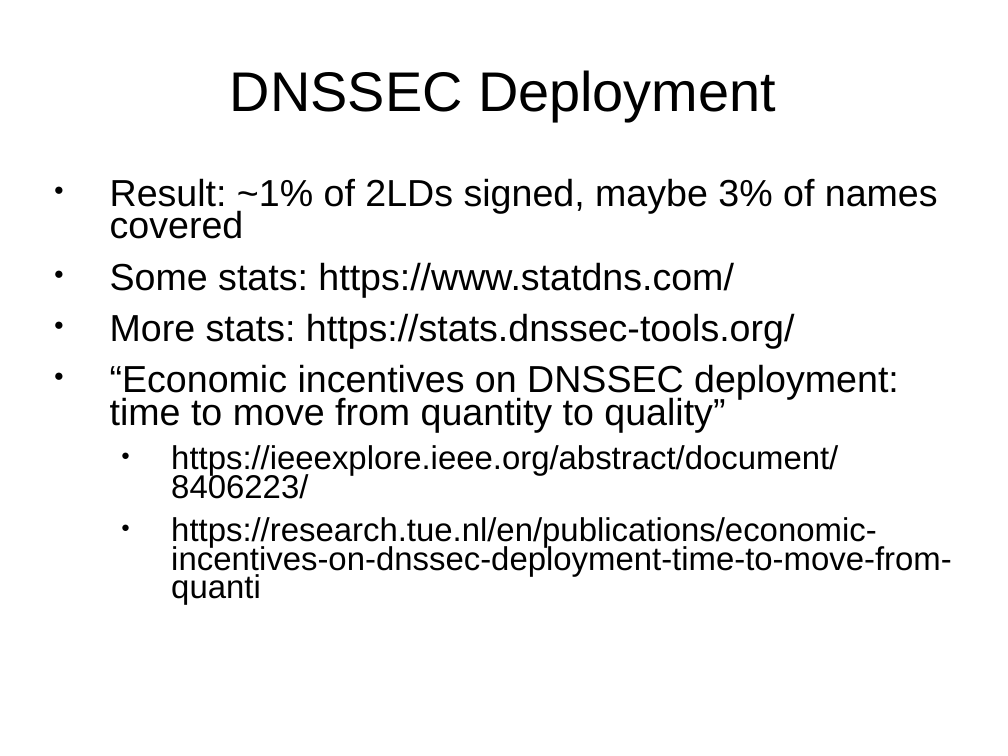
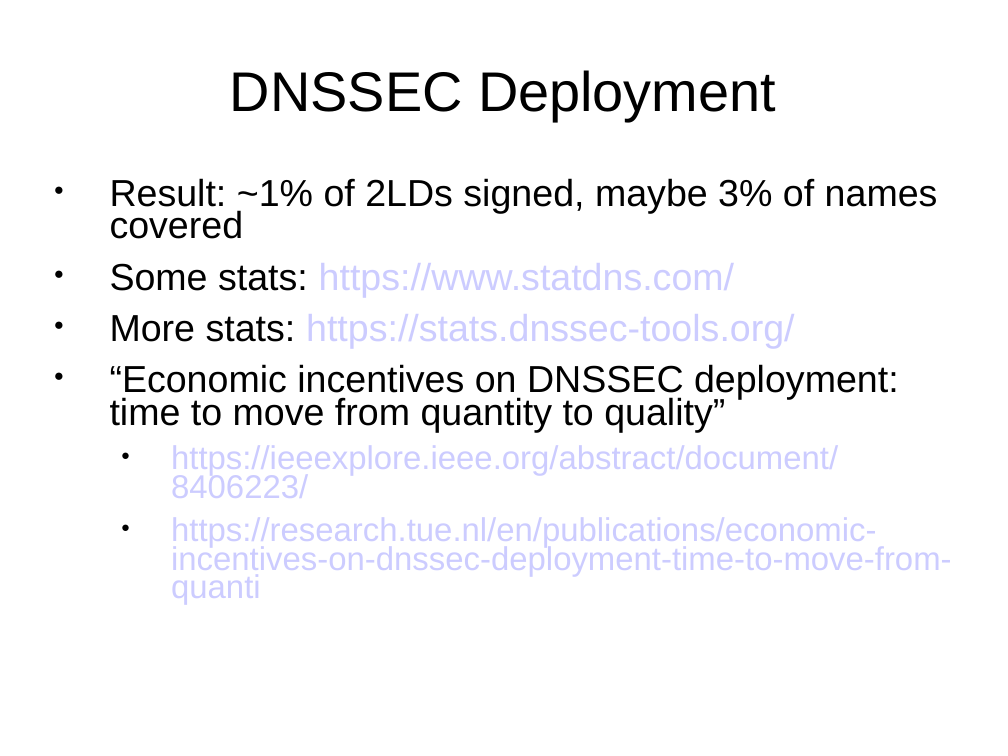
Before and after one commit to sftcd/cs7053, a slide deck: slide 12 of 2016lectures/10-dns.ppt (slide 11 before the commit). Drawn at 1008x756 pixels with LibreOffice and Linux fonts; fonts in the diff are those of the drawing. Boxes give left, top, right and bottom in pixels: in the first picture for what was removed or moved away, otherwise in the second. Text is boxed around its words. In the diff, an @@ line names an element or a change of style, - is before the commit and + after.

```diff
--- a/2016lectures/10-dns.ppt
+++ b/2016lectures/10-dns.ppt
@@ text "Result: ~1% of 2LDs signed, ..." at [110,178,952,605]: text colour #000000 to #CCCCFF in "https://www.statdns.com/", "https://stats.dnssec-tools.org/", "https://ieeexplore.ieee.org/abstract/document/8406223/", "https://research.tue.nl/en/publications/economic-incentives- ..." @@
```
Also in this commit, not shown: 7 other slides changed, 1 slide added, 1 other file.
